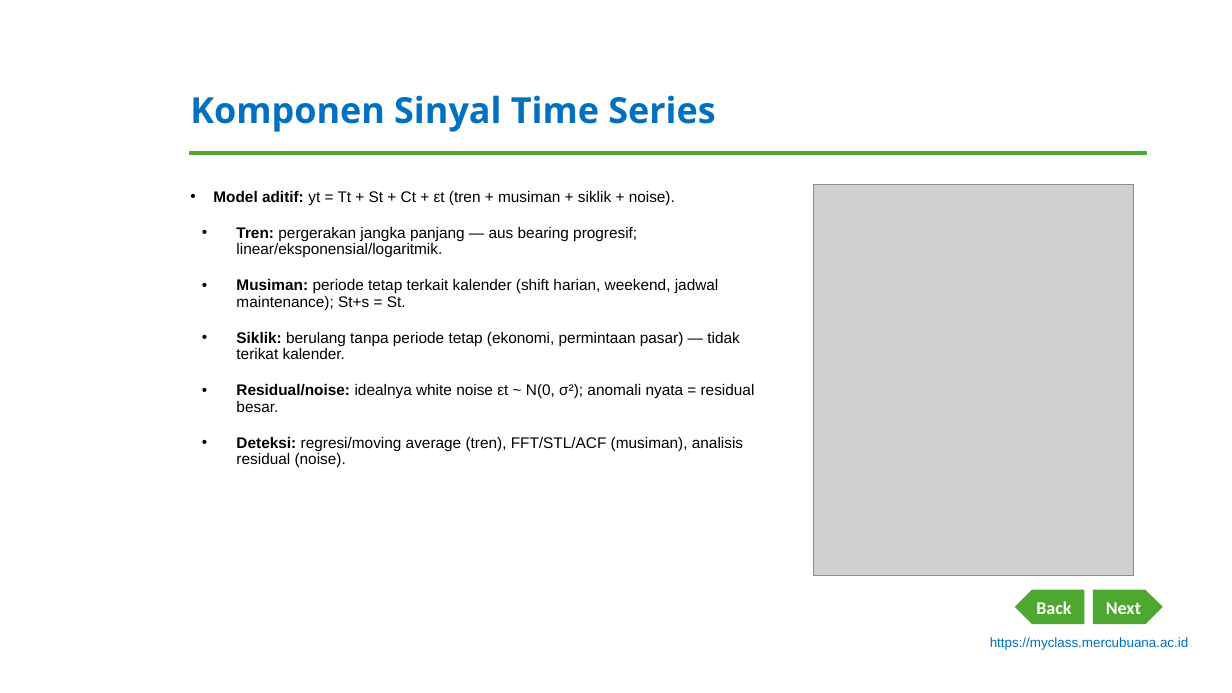
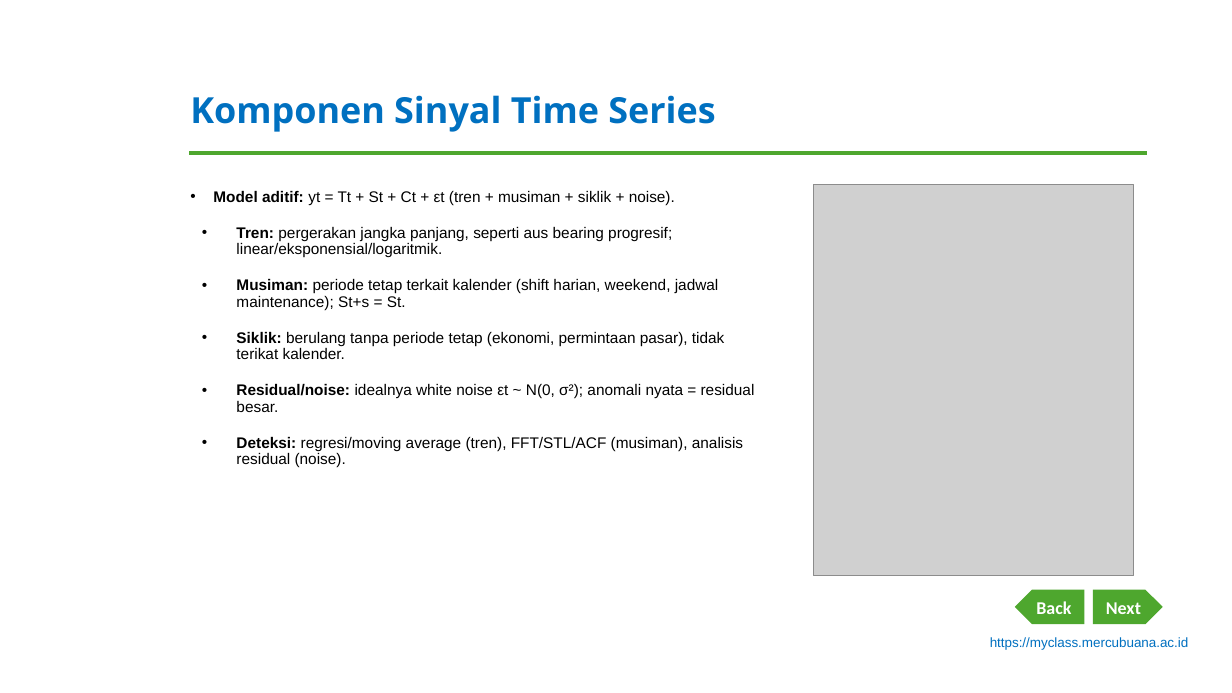
Before and after one commit to dedik-romahadi/Mechanical-Engineering-Courses, a slide deck: slide 4 of Optimalisasi-dan-Automasi/Modul-Word/Modul-1-Pengantar-Time-Series-Data.pptx. Drawn at 1232x693 pixels with LibreOffice and Linux fonts; fonts in the diff are those of the drawing; grey boxes stand for pictures; background and template pictures are left out. Boxes give left, top, right and bottom in pixels: in the first picture for what was removed or moved away, otherwise in the second. Text is boxed around its words. In the diff, an @@ line names an element or a change of style, - is before the commit and + after.

```diff
--- a/Optimalisasi-dan-Automasi/Modul-Word/Modul-1-Pengantar-Time-Series-Data.pptx
+++ b/Optimalisasi-dan-Automasi/Modul-Word/Modul-1-Pengantar-Time-Series-Data.pptx
@@ text at <box>236,227,672,257</box>: text changed @@
-• Tren: pergerakan jangka panjang — aus bearing progresif; linear/eksponensial/logaritmik.
+• Tren: pergerakan jangka panjang, seperti aus bearing progresif; linear/eksponensial/logaritmik.
@@ text at <box>236,332,724,359</box>: text changed @@
-• Siklik: berulang tanpa periode tetap (ekonomi, permintaan pasar) — tidak terikat kalender.
+• Siklik: berulang tanpa periode tetap (ekonomi, permintaan pasar), tidak terikat kalender.
```
Also in this commit, not shown: 8 other slides changed, 1 other file.
